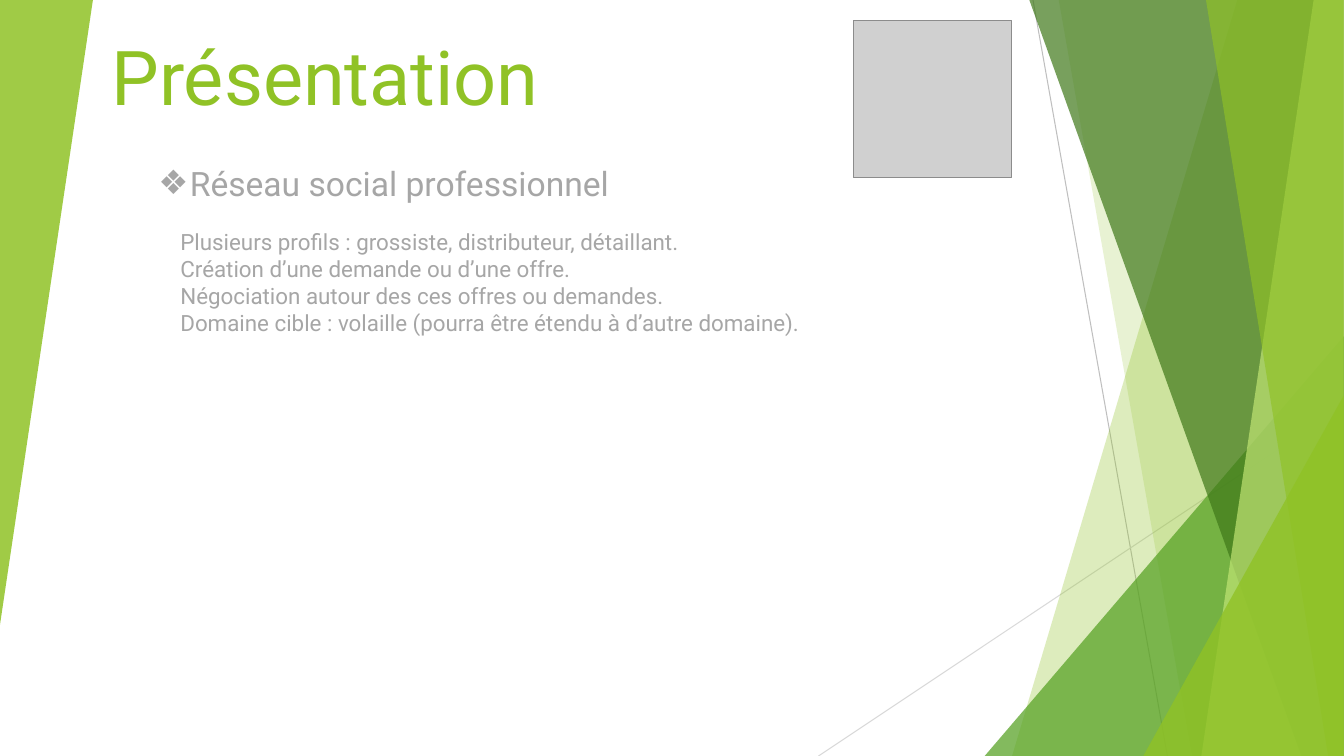
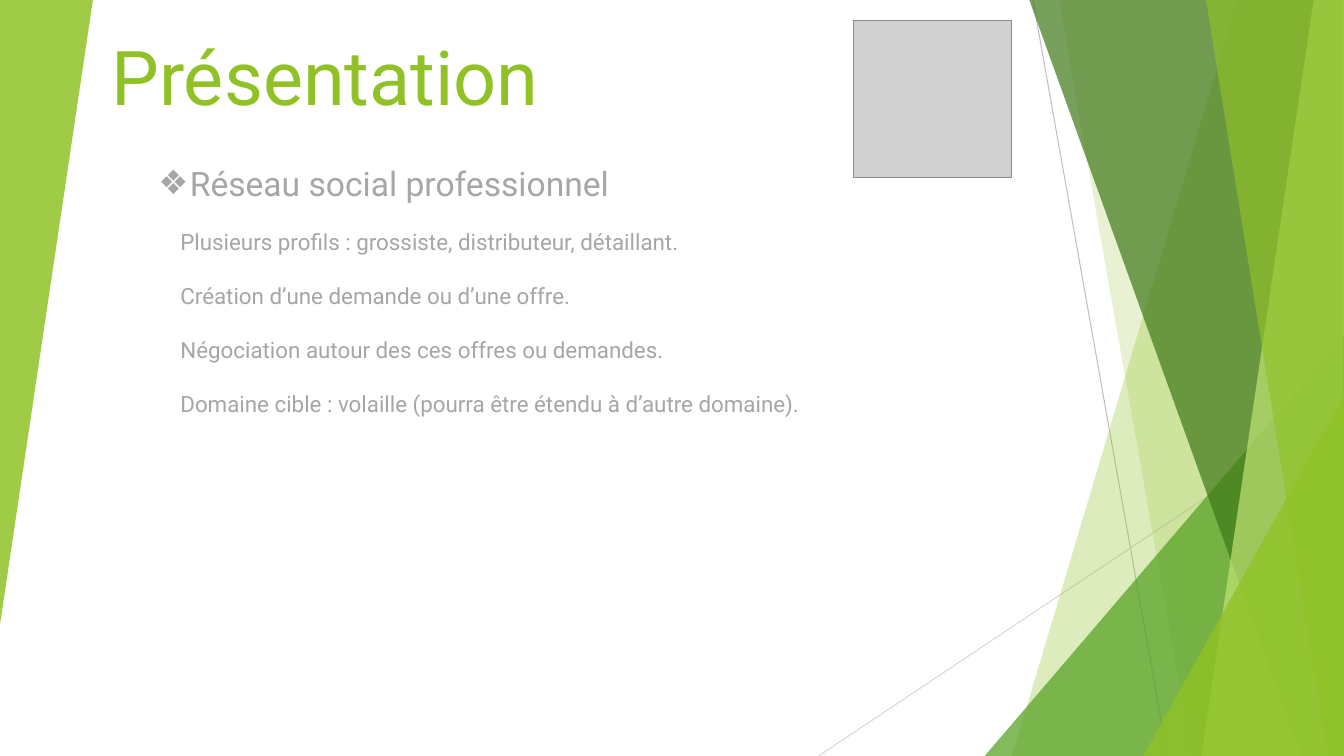
Before and after one commit to Sneak-ySnake/ProjetReseauSocialPro---Projet-fil-rouge, a slide deck: slide 2 of Presentation/PresentationTender.pptx. Drawn at 1344x756 pixels with LibreOffice and Linux fonts; fonts in the diff are those of the drawing; grey boxes stand for pictures. Boxes give left, top, right and bottom in pixels: in the first picture for what was removed or moved away, otherwise in the second. Text is boxed around its words. In the diff, an @@ line names an element or a change of style, - is before the commit and + after.

```diff
--- a/Presentation/PresentationTender.pptx
+++ b/Presentation/PresentationTender.pptx
@@ text "Plusieurs profils : grossiste, distributeur, ..." rewrapped from (x1=180, y1=233, x2=799, y2=336) to (x1=180, y1=233, x2=799, y2=417) @@
```
Also in this commit, not shown: 3 other slides changed, 9 slides added.
